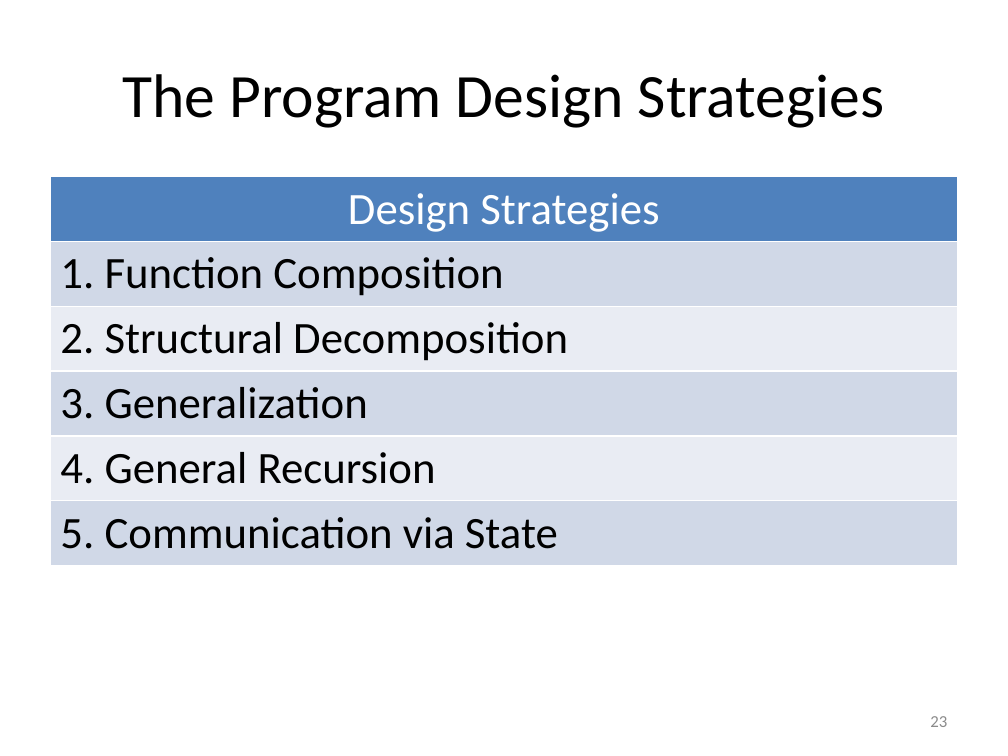
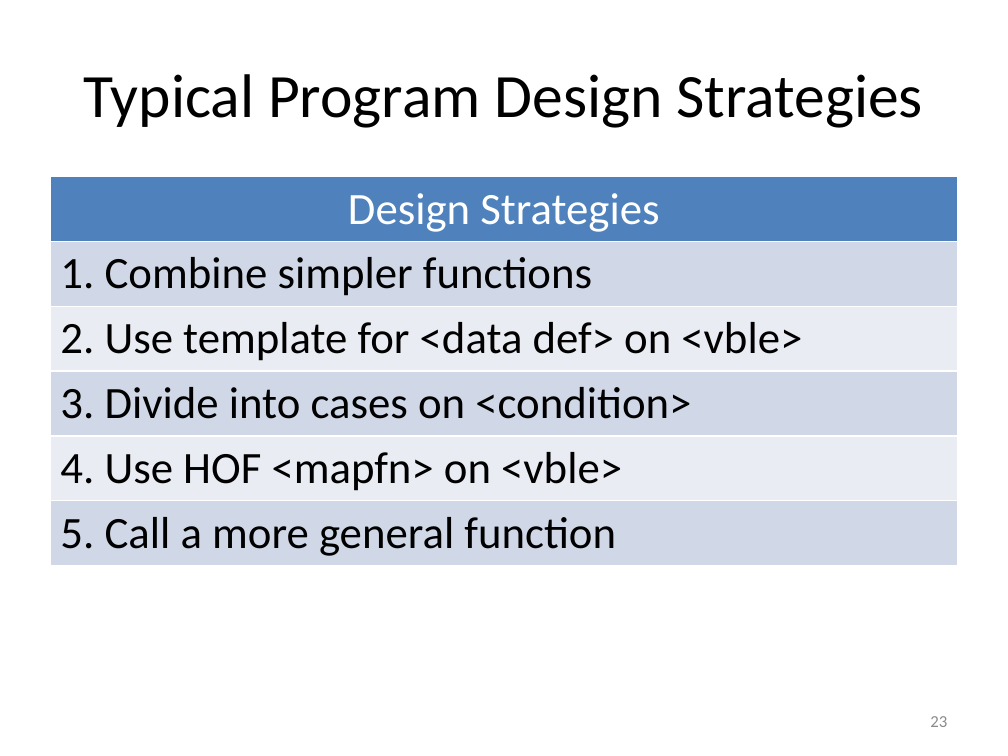
Before and after one commit to mwand/cs5010f16, a slide deck: slide 23 of Slides/Common Slides.pptx. Drawn at 1008x756 pixels with LibreOffice and Linux fonts; fonts in the diff are those of the drawing. Boxes give left, top, right and bottom in pixels: in the first picture for what was removed or moved away, otherwise in the second. Text is boxed around its words. In the diff, an @@ line names an element or a change of style, - is before the commit and + after.

Commit message:
added new Design Strategies to Common Slides.pptx

```diff
--- a/Slides/Common Slides.pptx
+++ b/Slides/Common Slides.pptx
@@ title at (84,74,923,128): text changed @@
-The Program Design Strategies
+Typical Program Design Strategies
@@ table at (50,176,958,560) @@
-row 2, column 1: 1. Function Composition
+row 2, column 1: 1. Combine simpler functions
-row 3, column 1: 2. Structural Decomposition
+row 3, column 1: 2. Use template for <data def> on <vble>
-row 4, column 1: 3. Generalization
+row 4, column 1: 3. Divide into cases on <condition>
-row 5, column 1: 4. General Recursion
+row 5, column 1: 4. Use HOF <mapfn> on <vble>
-row 6, column 1: 5. Communication via State
+row 6, column 1: 5. Call a more general function
```
Also in this commit, not shown: 3 other slides changed, 1 slide removed, 2 other files.
